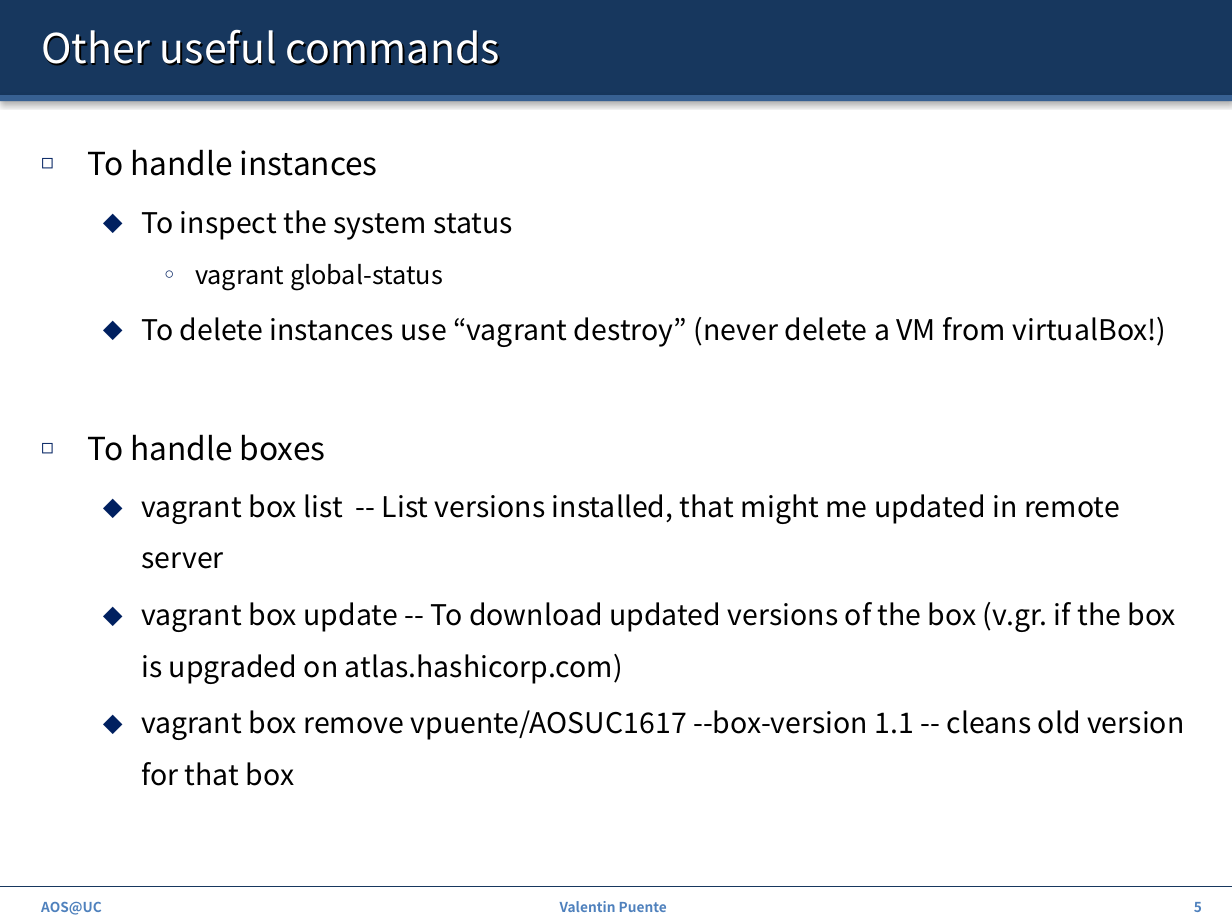
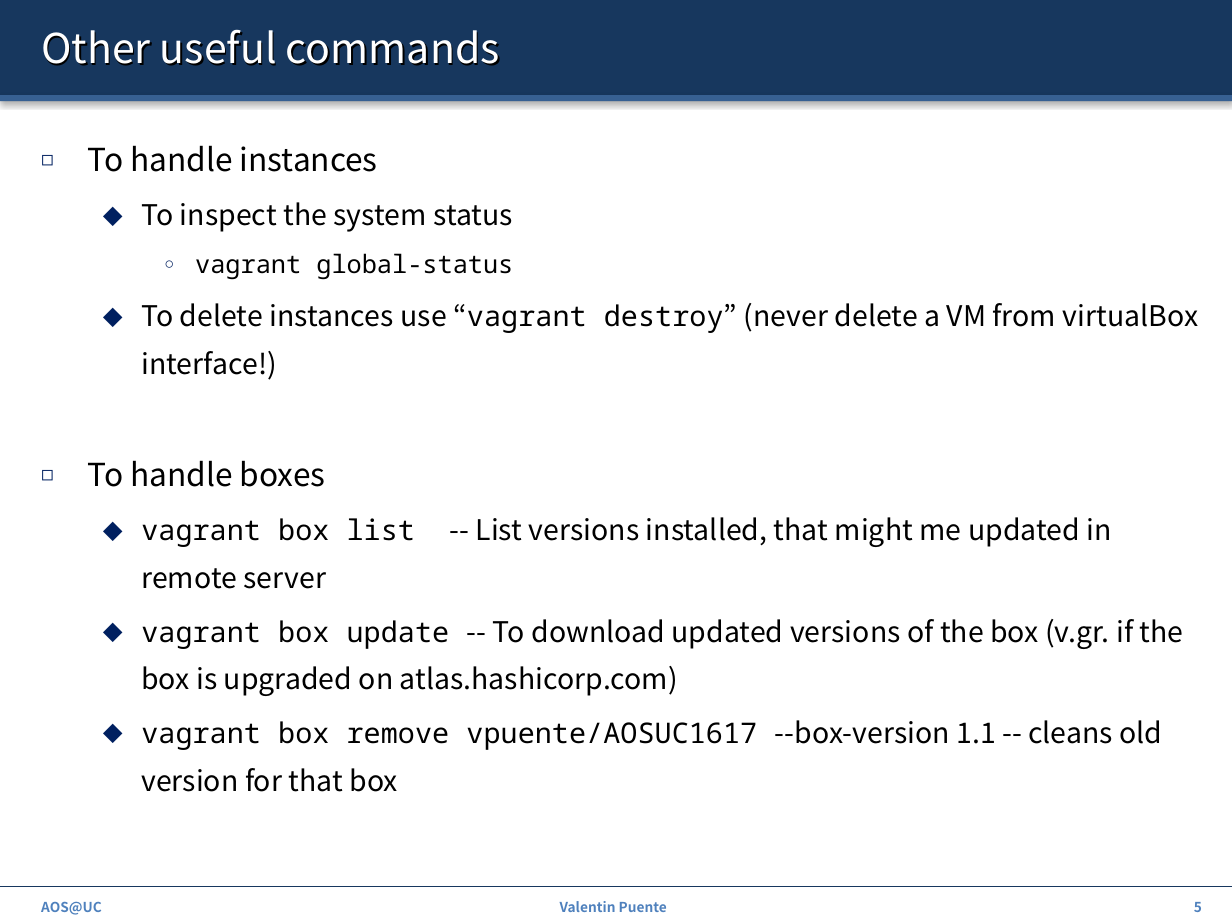
Before and after one commit to ZdravkoDimitrovArnaudov/AOS-XV6-RISCV, a slide deck: slide 5 of 00_Intro.pptx. Drawn at 1232x924 pixels with LibreOffice and Linux fonts; fonts in the diff are those of the drawing. Boxes give left, top, right and bottom in pixels: in the first picture for what was removed or moved away, otherwise in the second. Text is boxed around its words. In the diff, an @@ line names an element or a change of style, - is before the commit and + after.

```diff
--- a/00_Intro.pptx
+++ b/00_Intro.pptx
@@ text at box(87, 145, 1184, 792): font Noto Sans CJK KR to Noto Sans Mono in "vagrant global-status", "vagrant box list", "vagrant box update", "vagrant box remove vpuente/AOSUC1617"; line spacing 1.5 to 1.4 @@
@@ text at box(141, 303, 1199, 380): text changed @@
-  ⬥ To delete instances use “vagrant destroy” (never delete a VM from virtualBox!)
+  ⬥ To delete instances use “vagrant destroy” (never delete a VM from virtualBox interface!)
```
Also in this commit, not shown: 9 other slides changed, 5 slides added, 1 other file.
